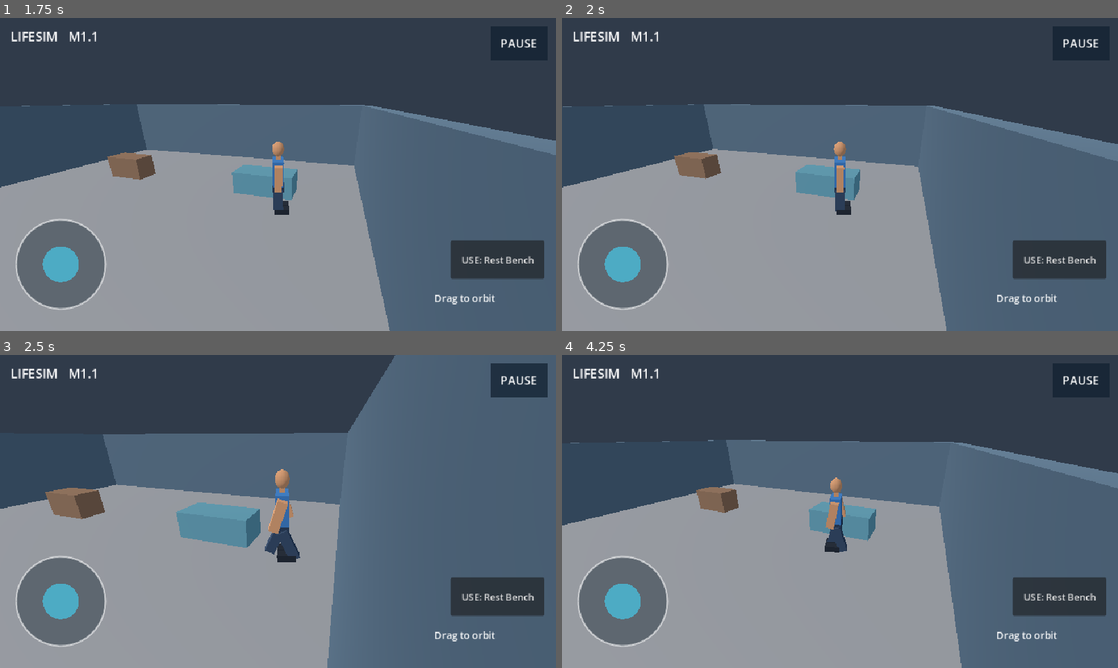
Above: before the commit, frames 1-4 (two rows, left to right).
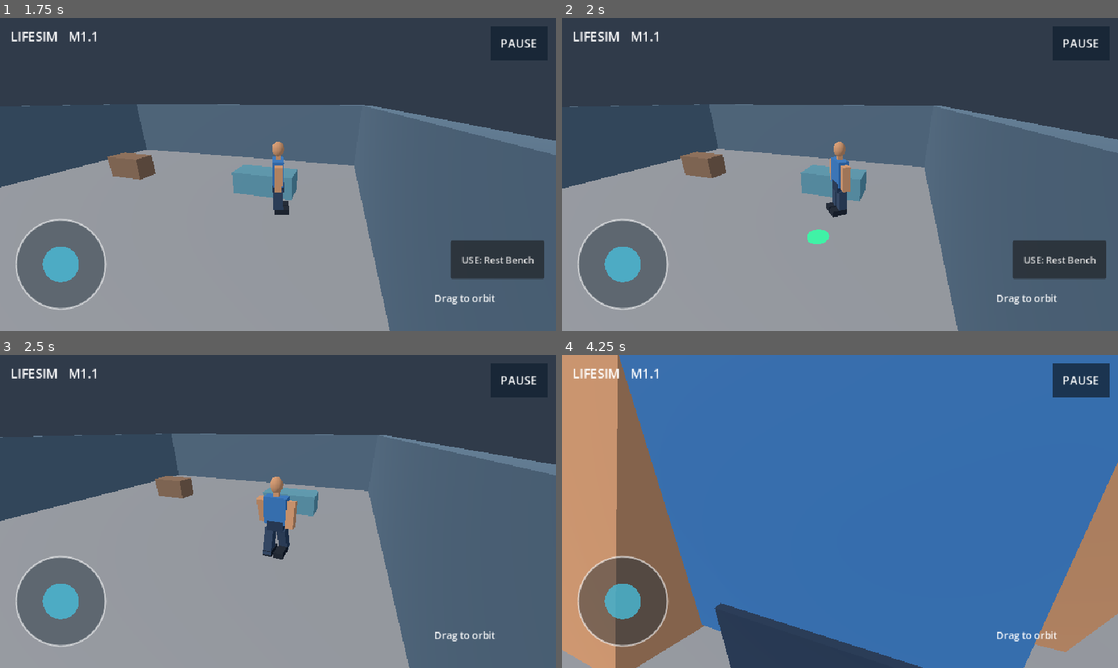
Above: after the commit, the same moments.

Repository: Ye-Shwethway/creators-universe-lifesim
Game: Godot game, scene res://scenes/main.tscn
Two runs of this game, one before a commit and one after it. Both use one fixed random seed, a clock stepped at 60 frames per second and the inputs below.
Inputs (mouse positions are in pixels of both pictures, inside the frame that each line leads up to):
- Up to frame 1 (1.75 s): move the mouse to (400, 158) at 0.52 s; hold D (move_right) 0.53-1.25 s; hold Shift (sprint) 0.53-1.25 s; click (400, 158) at 0.67 s; drag from (166, 190) to (250, 237) at 1.27 s
- Up to frame 2 (2 s): no input
- Up to frame 3 (2.5 s): move the mouse to (333, 442) at 2.02 s; hold D (move_right) from 2.03 s (still down); hold Shift (sprint) from 2.03 s (still down)
- Up to frame 4 (4.25 s): release D (move_right) at 2.75 s; release Shift (sprint) at 2.75 s; drag from (812, 574) to (673, 464) at 2.77 s; move the mouse to (1006, 558) at 3.52 s; hold A (move_left) from 3.53 s (still down); hold Shift (sprint) from 3.53 s (still down)

Frame 1 is identical in both runs. In frame 2, 3.0% of the frame differs, in the area x 0-100%, y 27-100%; in frame 3, 25%; in frame 4, 97%, in the area x 0-100%, y 0-100%.

Commit message:
feat(navigation): destination marker, room path following and manual override

Diff:
--- a/scripts/main.gd
+++ b/scripts/main.gd
@@ -12,6 +12,10 @@
 var feedback: Label
 var action_engine: LifeSimActionEngine
 var save_elapsed: float = 0.0
+var _manual_axis: Vector2 = Vector2.ZERO
+var navigation: LifeSimRoomPathfinder
+var auto_path: Array[Vector3] = []
+var auto_marker: MeshInstance3D
 
 func _ready() -> void:
     var ground := StaticBody3D.new()
@@ -64,8 +68,16 @@
     add_child(layer)
     var hud := LifeSimMobileControls.new()
     layer.add_child(hud)
-    hud.movement_changed.connect(func(a: Vector2) -> void: player.input_axis = a)
+    hud.movement_changed.connect(func(a: Vector2) -> void:
+        _manual_axis = a
+        player.input_axis = a
+        if a.length_squared() > 0.02:
+            _cancel_navigation()
+    )
     hud.camera_dragged.connect(_orbit)
+    hud.destination_tapped.connect(_tap_destination)
+    navigation = LifeSimRoomPathfinder.new()
+    _create_destination_marker()
     hud.pause_toggled.connect(_pause)
     action_engine = LifeSimActionEngine.new()
     add_child(action_engine)
@@ -80,6 +92,7 @@
 
 func _physics_process(delta: float) -> void:
     if paused: return
+    _advance_navigation()
     action_engine.advance(delta)
     save_elapsed += delta
     if save_elapsed >= 3.0:
@@ -113,6 +126,66 @@
     paused = not paused
     player.set_physics_process(not paused)
     player.input_axis = Vector2.ZERO
+    _manual_axis = Vector2.ZERO
+    _cancel_navigation()
+
+func _create_destination_marker() -> void:
+    auto_marker = MeshInstance3D.new()
+    auto_marker.name = "DestinationMarker"
+    var disc := CylinderMesh.new()
+    disc.top_radius = 0.28
+    disc.bottom_radius = 0.28
+    disc.height = 0.025
+    auto_marker.mesh = disc
+    var mat := StandardMaterial3D.new()
+    mat.albedo_color = Color(0.25, 0.95, 0.65, 0.85)
+    mat.shading_mode = BaseMaterial3D.SHADING_MODE_UNSHADED
+    auto_marker.material_override = mat
+    auto_marker.visible = false
+    add_child(auto_marker)
+
+func _cancel_navigation() -> void:
+    auto_path.clear()
+    if auto_marker != null:
+        auto_marker.visible = false
+
+func _tap_destination(screen_position: Vector2) -> void:
+    if paused or cam == null or player == null:
+        return
+    var origin: Vector3 = cam.project_ray_origin(screen_position)
+    var direction: Vector3 = cam.project_ray_normal(screen_position)
+    if absf(direction.y) < 0.0001:
+        return
+    var distance: float = -origin.y / direction.y
+    if distance <= 0.0 or distance > 100.0:
+        return
+    var target: Vector3 = origin + direction * distance
+    var path: Array[Vector3] = navigation.route(player.global_position, target)
+    if path.is_empty():
+        return
+    auto_path = path
+    auto_marker.position = Vector3(target.x, 0.04, target.z)
+    auto_marker.visible = true
+
+func _advance_navigation() -> void:
+    var kb: Vector2 = Input.get_vector("move_left", "move_right", "move_forward", "move_back")
+    if kb.length_squared() > 0.02 or _manual_axis.length_squared() > 0.02:
+        if not auto_path.is_empty():
+            _cancel_navigation()
+        return
+    if auto_path.is_empty():
+        return
+    while not auto_path.is_empty() and player.global_position.distance_to(auto_path[0]) < 0.28:
+        auto_path.pop_front()
+    if auto_path.is_empty():
+        player.input_axis = Vector2.ZERO
+        auto_marker.visible = false
+        return
+    var delta_pos: Vector3 = auto_path[0] - player.global_position
+    delta_pos.y = 0.0
+    var world_motion := delta_pos.normalized()
+    var local_motion: Vector3 = Basis(Vector3.UP, -yaw) * world_motion
+    player.input_axis = Vector2(local_motion.x, local_motion.z)
 
 func _build_room() -> void:
     # Light public procedural room perimeter; collision prevents leaving the platform.
